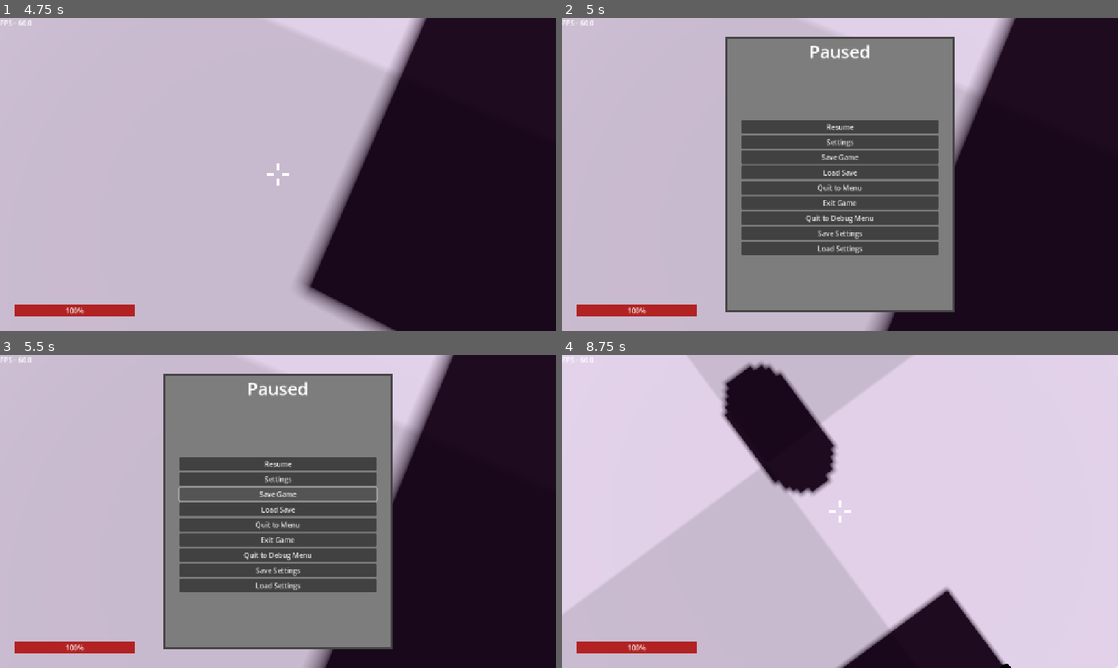
Above: before the commit, frames 1-4 (two rows, left to right).
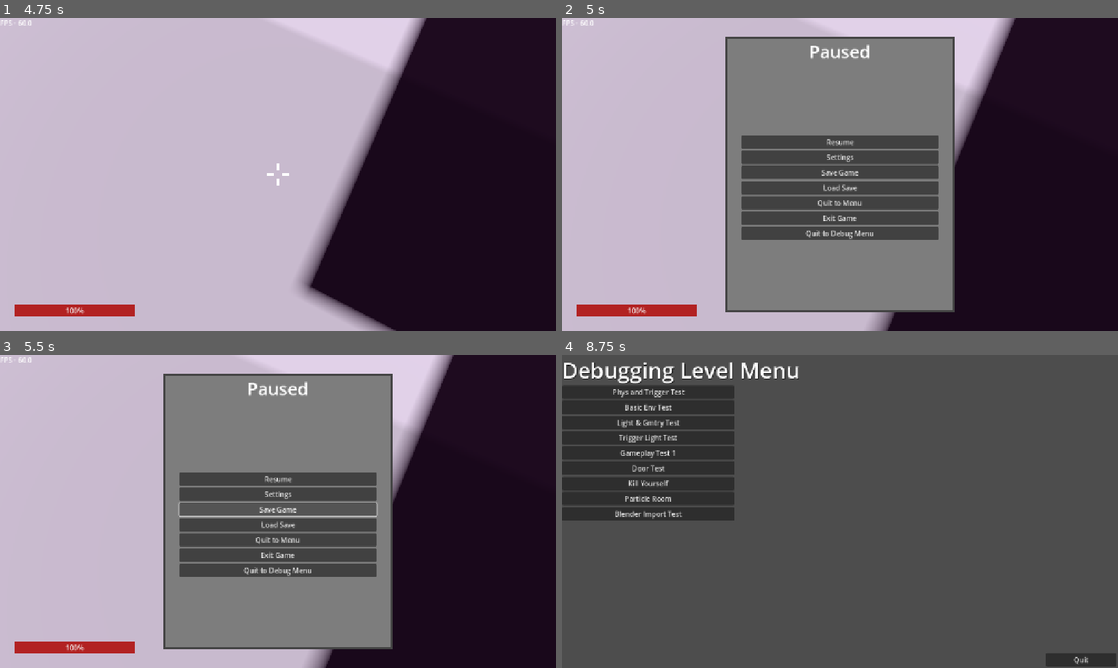
Above: after the commit, the same moments.

Repository: RubberDev/3d-game-test
Game: Godot game, scene res://TitleScreens/DebugTitleScr/DebugTitleScreen.tscn
Two runs of this game, one before a commit and one after it. Both use one fixed random seed, a clock stepped at 60 frames per second and the inputs below. Sound files missing from this copy of the repository are replaced by a short silence.
Inputs (mouse positions are in pixels of both pictures, inside the frame that each line leads up to):
- Up to frame 1 (4.75 s): click "Phys and Trigger Test" at 0.5 s; tap Enter at 1.25 s; move the mouse to (305, 174) at 1.27 s; hold Ctrl (Crouch) 1.28-2.03 s; hold W (Forward) from 1.28 s (still down); tap Space (Jump) at 1.52, 2.27, 3.77, 4.52 s; move the mouse to (250, 174) at 2.02 s; tap F (Flashlight) at 2.1 s; move the mouse to (289, 168) at 2.77 s; tap E (Interact) at 2.85 s; move the mouse to (272, 180) at 3.52 s; tap Alt (Sneak) at 3.6 s; move the mouse to (316, 177) at 4.27 s; hold Shift (Sprint) from 4.28 s (still down)
- Up to frame 2 (5 s): keep holding W (Forward); keep holding Shift (Sprint); tap Escape (Pause) at 4.9 s
- Up to frame 3 (5.5 s): release W (Forward) at 5 s; release Shift (Sprint) at 5 s; click "Save Game" at 5 s
- Up to frame 4 (8.75 s): click "Load Save" at 5.75 s; click (840, 570) at 6.5 s, where only the run before the commit has a clickable "Save Settings"; click (840, 464) at 7.25 s, where only the run before the commit has a clickable "Resume"; move the mouse to (795, 508) at 8.02 s; hold W (Forward) from 8.03 s (still down); tap Ctrl (Crouch) at 8.1 s; tap Space (Jump) at 8.27 s

Frame 1 is identical in both runs. In frame 2, 3.6% of the frame differs, in the area x 32-68%, y 32-76%; in frame 3, 4.1%; in frame 4, 100%, in the area x 0-100%, y 0-100%.

Commit message:
Hid save settings and load settings (they're really only for debugging)

Diff:
--- a/Player/Scripts/pause_menu.gd
+++ b/Player/Scripts/pause_menu.gd
@@ -1,6 +1,7 @@
 extends Control
 
 var save_path = "user://settingsInfo.save"
+var save_path2 = "user://SubconsciousGameState.save"
 
 func _ready() -> void:
 	$MainP.hide()
@@ -55,6 +56,13 @@
 func _on_load_settings_debug_pressed() -> void:
 	load_info()
 
+# Save player actions/location/etc
+func _on_save_pressed() -> void:
+	pass
+
+# Save player actions/location/etc
+func _on_load_pressed() -> void:
+	pass # Replace with function body.
 
 
 # Volume
@@ -118,7 +126,7 @@
 		2:
 			RenderingServer.viewport_set_scaling_3d_mode(get_viewport().get_viewport_rid(), RenderingServer.VIEWPORT_SCALING_3D_MODE_BILINEAR)
 
-# Save and load settings (Does not apply to everything)
+# Save settings (Does not apply to everything)
 func save_info():
 	# Oh this'll be fun, I can tell
 	var file = FileAccess.open(save_path, FileAccess.WRITE)
@@ -131,6 +139,7 @@
 	# Viewport scaling here
 	# Shadow atlas size here
 
+# Load settings (Does not apply to everything)
 func load_info():
 	print("Test")
 	if FileAccess.file_exists(save_path):
--- a/Player/UI/pause_menu.tscn
+++ b/Player/UI/pause_menu.tscn
@@ -83,10 +83,12 @@
 text = "Quit to Debug Menu"
 
 [node name="SaveSettingsDebug" type="Button" parent="MainP/VBoxContainer"]
+visible = false
 layout_mode = 2
 text = "Save Settings"
 
 [node name="LoadSettingsDebug" type="Button" parent="MainP/VBoxContainer"]
+visible = false
 layout_mode = 2
 text = "Load Settings"
 
@@ -243,6 +245,8 @@
 
 [connection signal="pressed" from="MainP/VBoxContainer/Resume" to="." method="_on_resume_pressed"]
 [connection signal="pressed" from="MainP/VBoxContainer/Settings" to="." method="_on_settings_pressed"]
+[connection signal="pressed" from="MainP/VBoxContainer/Save" to="." method="_on_save_pressed"]
+[connection signal="pressed" from="MainP/VBoxContainer/Load" to="." method="_on_load_pressed"]
 [connection signal="pressed" from="MainP/VBoxContainer/Quit" to="." method="_on_quit_pressed"]
 [connection signal="pressed" from="MainP/VBoxContainer/Quit2Debug" to="." method="_on_quit_2_debug_pressed"]
 [connection signal="pressed" from="MainP/VBoxContainer/SaveSettingsDebug" to="." method="_on_save_settings_debug_pressed"]
--- a/SaveLoad.gd
+++ b/SaveLoad.gd
@@ -1,4 +1 @@
 extends Node
-
-# This doesn't actually do anything, it is here to prevent errors that I cannot
-# find the source of
